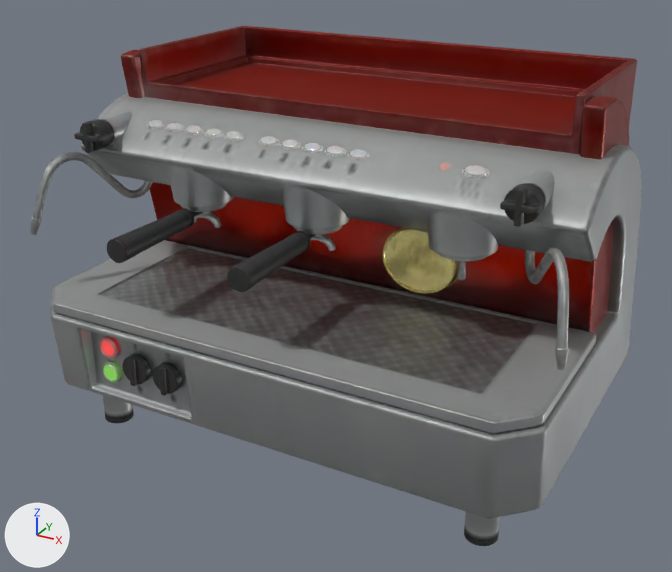
Before and after pictures for a commit that changed the glTF model public/models/props/espresso.glb.
Rendered twice from a 50 mm lens placed at (0.619, -1.144, 0.791), pointed at (0.002, -0.022, 0.23). Arrows for +X, +Y and +Z are at lower left; the lights stay in place. The picture after the commit comes second. Where no turn or scale is listed for an object, it has been applied to the vertices. Vertices at exactly the same position are counted once.

The first picture shows 'defaultMaterial.013', 'defaultMaterial.014', 'defaultMaterial.015', 'defaultMaterial.016', 'defaultMaterial.017', 'defaultMaterial.019', 'defaultMaterial.021', 'defaultMaterial.022', 'defaultMaterial.027', 'defaultMaterial.030', 'defaultMaterial.042', 'defaultMaterial.043' and 28 more.
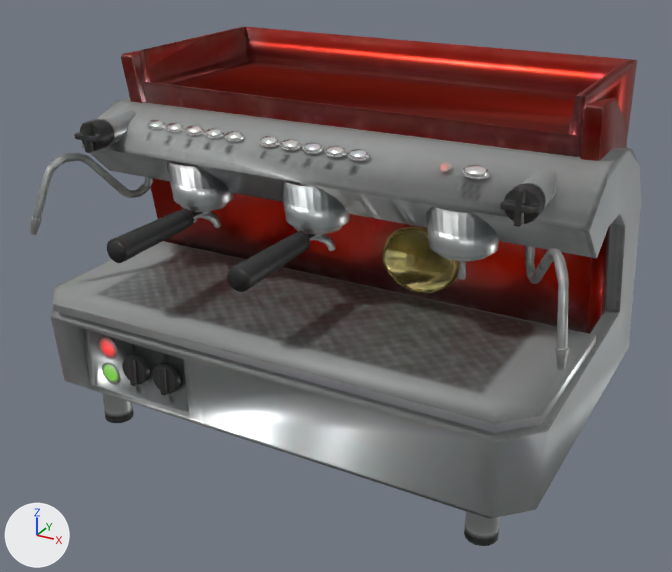
What differs and where, as boxes (x1, y1, x2, y2) in the pictures (672 x 572 px):
'defaultMaterial.043', reshaped
    before: (50, 92, 642, 519)
    after: (51, 98, 641, 519)
'defaultMaterial.015', reshaped
    before: (52, 240, 596, 433)
    after: (53, 241, 596, 433)
'defaultMaterial.042', reshaped
    before: (139, 26, 637, 154)
    after: (140, 27, 637, 157)
'defaultMaterial.013', reshaped
    before: (120, 50, 629, 333)
    after: (121, 51, 627, 334)
part 2 of me_defaultmaterial_014, reshaped
    before: (382, 228, 456, 294)
    after: (382, 228, 456, 293)
part 4 of me_defaultmaterial_019, deleted
    before: (427, 212, 498, 259)
part 5 of me_defaultmaterial_022, deleted
    before: (282, 186, 350, 230)
part 6 of me_defaultmaterial_027, deleted
    before: (168, 166, 234, 208)
part 8 of me_defaultmaterial_043, deleted
    before: (50, 92, 642, 519)

Patch to the scene script:
```diff
--- a/public/models/props/espresso.glb.py
+++ b/public/models/props/espresso.glb.py
@@ me_defaultmaterial_013 @@
-me_defaultmaterial_013.from_pydata(...)  # 152 vertices, 290 faces; spans x -0.374..0.371, y -0.031..0.231, z -0.183..0.269
+me_defaultmaterial_013.from_pydata(...)  # 29 vertices, 52 faces; spans x -0.37..0.367, y -0.031..0.231, z -0.183..0.267
+# me_defaultmaterial_013 part 1
+# 123 vertices are removed from x -0.374..0.371, y -0.03..0.231, z -0.183..0.269
+# 285 faces are deleted
+# 47 new faces join them
 me_defaultmaterial_013.materials.append(mat_coffee_machine_base)
@@ me_defaultmaterial_014 @@
-me_defaultmaterial_014.from_pydata(...)  # 224 vertices, 414 faces; spans x 0.062..0.1846, y 0.002..0.044, z -0.0417..0.0601
+me_defaultmaterial_014.from_pydata(...)  # 78 vertices, 122 faces; spans x 0.062..0.1846, y 0.0024..0.044, z -0.0417..0.0601
+# me_defaultmaterial_014 part 2
+# 146 vertices are removed from x 0.0669..0.1798, y 0.002..0.0045, z -0.0393..0.0583
+# 386 faces are deleted
+# 94 new faces join them
 me_defaultmaterial_014.materials.append(mat_coffee_machine_base)
@@ me_defaultmaterial_015 @@
-me_defaultmaterial_015.from_pydata(...)  # 86 vertices, 150 faces; spans x -0.384..0.382, y -0.259..0.027, z -0.068..-0.054
+me_defaultmaterial_015.from_pydata(...)  # 16 vertices, 24 faces; spans x -0.384..0.382, y -0.257..0.024, z -0.068..-0.054
+# me_defaultmaterial_015 part 3
+# 70 vertices are removed from x -0.384..0.382, y -0.259..0.027, z -0.068..-0.054
+# 150 faces are deleted
+# 24 new faces join them
 me_defaultmaterial_015.materials.append(mat_coffee_machine_base)
@@ me_defaultmaterial_019 @@
-me_defaultmaterial_019.from_pydata(...)  # 256 vertices, 512 faces; spans x 0.1626..0.269, y -0.1185..-0.0122, z 0.0728..0.1376
+me_defaultmaterial_019.from_pydata(...)  # 114 vertices, 228 faces; spans x 0.1633..0.2683, y -0.1178..-0.0129, z 0.0728..0.1376
+# me_defaultmaterial_019 part 4: 142 vertices removed from x 0.1626..0.269, y -0.1185..-0.0122, z 0.0728..0.1371
 me_defaultmaterial_019.materials.append(mat_coffee_machine_base)
@@ me_defaultmaterial_022 @@
-me_defaultmaterial_022.from_pydata(...)  # 256 vertices, 512 faces; spans x -0.0565..0.0498, y -0.1185..-0.0122, z 0.0728..0.1376
+me_defaultmaterial_022.from_pydata(...)  # 114 vertices, 228 faces; spans x -0.0558..0.0491, y -0.1178..-0.0129, z 0.0728..0.1376
+# me_defaultmaterial_022 part 5: 142 vertices removed from x -0.0565..0.0498, y -0.1185..-0.0122, z 0.0728..0.1371
 me_defaultmaterial_022.materials.append(mat_coffee_machine_base)
@@ me_defaultmaterial_027 @@
-me_defaultmaterial_027.from_pydata(...)  # 256 vertices, 512 faces; spans x -0.2541..-0.1477, y -0.1185..-0.0122, z 0.0728..0.1376
+me_defaultmaterial_027.from_pydata(...)  # 114 vertices, 228 faces; spans x -0.2534..-0.1484, y -0.1178..-0.0129, z 0.0728..0.1376
+# me_defaultmaterial_027 part 6: 142 vertices removed from x -0.2541..-0.1477, y -0.1185..-0.0122, z 0.0728..0.1371
 me_defaultmaterial_027.materials.append(mat_coffee_machine_base)
@@ me_defaultmaterial_042 @@
-me_defaultmaterial_042.from_pydata(...)  # 120 vertices, 222 faces; spans x -0.345..0.342, y -0.017..0.266, z -0.195..0.275
+me_defaultmaterial_042.from_pydata(...)  # 33 vertices, 56 faces; spans x -0.345..0.342, y -0.017..0.266, z -0.195..0.275
+# me_defaultmaterial_042 part 7
+# 87 vertices are removed from x -0.345..0.342, y -0.017..0.266, z -0.195..0.275
+# 220 faces are deleted
+# 54 new faces join them
 me_defaultmaterial_042.materials.append(mat_coffee_machine_base)
@@ me_defaultmaterial_043 @@
-me_defaultmaterial_043.from_pydata(...)  # 316 vertices, 628 faces; spans x -0.39..0.388, y -0.264..0.263, z -0.196..0.204
+me_defaultmaterial_043.from_pydata(...)  # 47 vertices, 90 faces; spans x -0.39..0.388, y -0.26..0.263, z -0.196..0.198
+# me_defaultmaterial_043 part 8: 269 vertices removed from x -0.39..0.388, y -0.264..0.263, z -0.196..0.204
 me_defaultmaterial_043.materials.append(mat_coffee_machine_base)
```
